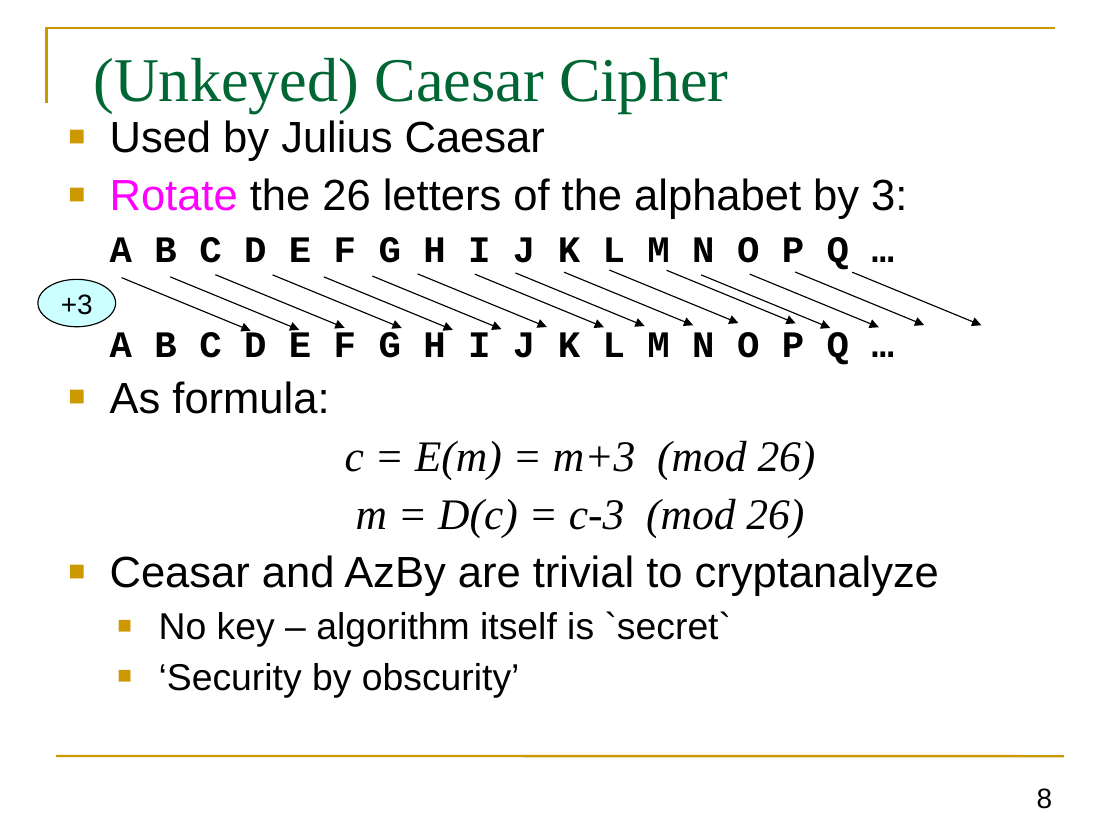
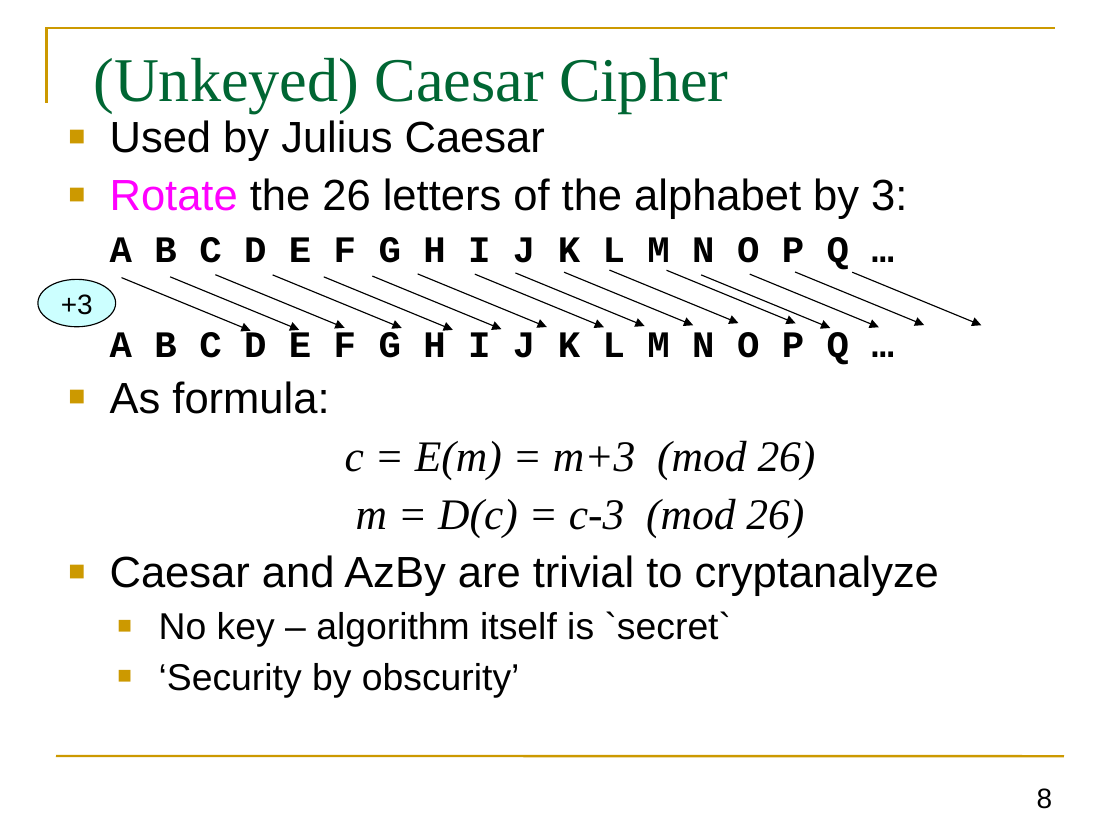
Before and after one commit to GhadaAlmashaqbeh/GhadaAlmashaqbeh.github.io, a slide deck: slide 8 of courses/cse3400-f2026/lecture2.pptx. Drawn at 1120x840 pixels with LibreOffice and Linux fonts; fonts in the diff are those of the drawing. Boxes give left, top, right and bottom in pixels: in the first picture for what was removed or moved away, otherwise in the second. Text is boxed around its words. In the diff, an @@ line names an element or a change of style, - is before the commit and + after.

```diff
--- a/courses/cse3400-f2026/lecture2.pptx
+++ b/courses/cse3400-f2026/lecture2.pptx
@@ text at [110,555,939,596]: text changed @@
-■ Ceasar and AzBy are trivial to cryptanalyze
+■ Caesar and AzBy are trivial to cryptanalyze
```
Also in this commit, not shown: 7 other slides changed, 2 other files.
